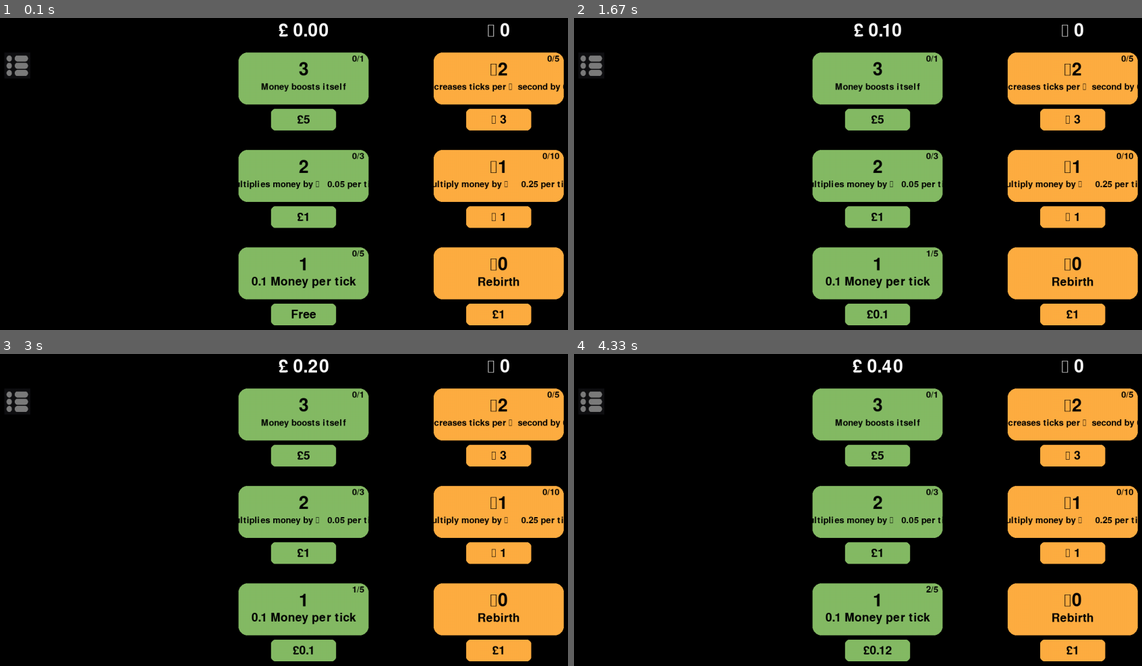
Above: before the commit, frames 1-4 (two rows, left to right).
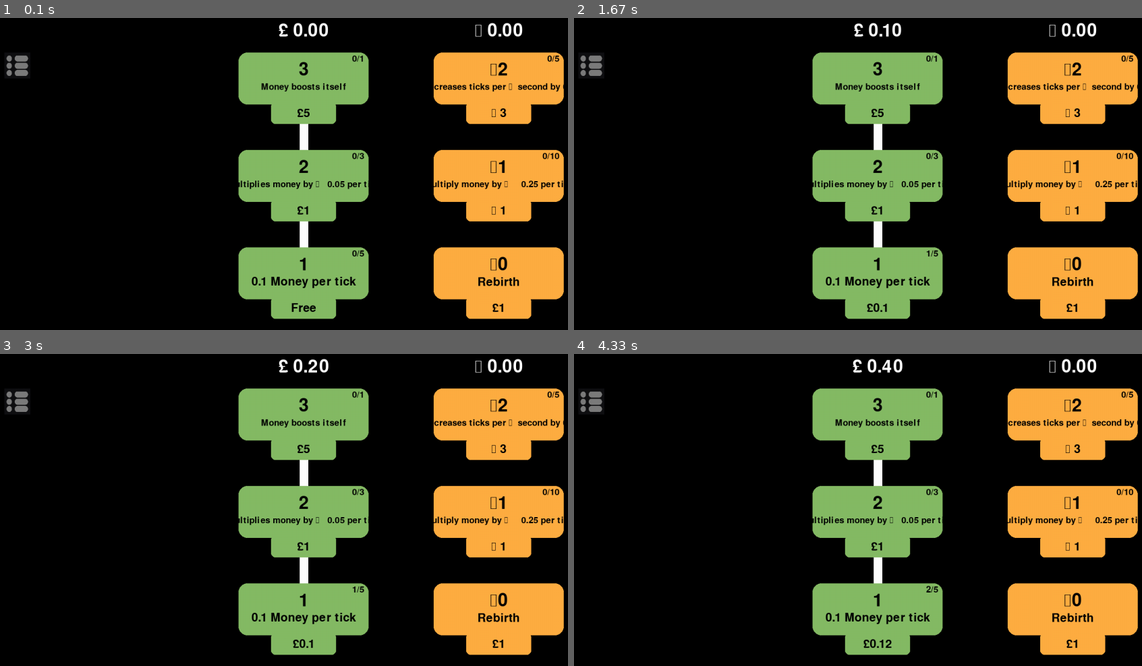
Above: after the commit, the same moments.

Repository: The-Anti/Pygame-Project
Game: pygame game, started from Project/updateProject.py
Same seed, same stepped clock (60 frames per second), same inputs: the game is played once before the commit and once after it.
Inputs:
- Up to frame 1 (0.1 s): no input
- Up to frame 2 (1.67 s): click "1" at 0.38 s
- Up to frame 3 (3 s): no input
- Up to frame 4 (4.33 s): click "1" at 3.22 s

The runs differ from the first frame. In frame 1, 3.4% of the frame differs, in the area x 47-94%, y 1-99%; in frame 2, 3.4%; in frame 3, 3.4%; in frame 4, 3.4%.

Commit message:
Update updateProject.py

Diff:
--- a/Project/updateProject.py
+++ b/Project/updateProject.py
@@ -11,14 +11,21 @@
 pygame.init()
 
 #abbreviating the money
-millnames = ['',' Thousand',' Million',' Billion',' Trillion']
+millnames = ['',' k',' M',' B',' T',' Qa', ' Qn', ' Sx', ' Sp', ' Oc', ' No', ' De', ' UDe', ' DDe', ' TDe', ' QaDe', ' QnDe', ' SxDe', ' SpDe', ' ODe', ' NDe'
+             ,' Vg', ' UVg', ' DVg', ' TVg', ' QaVg', ' QnVg', ' SxVg', ' SpVg', ' OVg', ' NVg', 'Tg']
 
 def millify(n):
     n = float(n)
-    millidx = max(0,min(len(millnames)-1,
+    if n == float('inf'):
+        return n
+    else:
+        millidx = max(0,min(len(millnames)-1,
                         int(math.floor(0 if n == 0 else math.log10(abs(n))/3))))
-
-    return '{:.2f}{}'.format(n / 10**(3 * millidx), millnames[millidx])
+    if n < 1000:
+        return '{:.2f}{}'.format(n / 10**(3 * millidx), millnames[millidx])
+    else:
+        return '{:.1f}{}'.format(n / 10**(3 * millidx), millnames[millidx])
+
 
 
 #Setting up the important stuff
@@ -87,11 +94,18 @@
         self.upgradeCountRect = self.upgradeCount.get_rect(topright = (self.button.centerx+140, self.button.centery-55))
         screen.blit(self.upgradeCount, self.upgradeCountRect)
 
+    def get_center(self):
+        return self.button.center
+
+    def link(self,y):
+        pygame.draw.line(screen, (255,255,255), self.button.center, y.get_center(), 20)
+
+
     def draw_price(self,colour):     #Setting up the price box
         pHeight = 50                        #All the variables to set up the price rect.
         pWidth = self.button.width / 2
         pLeft = self.button.centerx - pWidth / 2
-        pTop = self.button.bottom + 10  #(MAKE SURE ITS NOT A TUPLE!!!)
+        pTop = self.button.bottom - 5  #(MAKE SURE ITS NOT A TUPLE!!!)
         self.priceBox = pygame.rect.Rect(pLeft, pTop, pWidth, pHeight)      #Setting up price rect
         pygame.draw.rect(screen, colour, self.priceBox, border_radius = 10) #drawing the price rect
 
@@ -192,7 +206,7 @@
         global rebirths
         if self.type == 'rebirth':  #If its the rebirth button
             if money / self.price >= 0.5:         #if you have enough for the rebirth
-                self.rebirthCount = subberText.render(f'{round(pow((money/self.price), 0.95),2)}', True, 'BLACK')       #displays how much you will get from it
+                self.rebirthCount = subberText.render(f'{millify(pow((money/self.price), 0.95))}', True, 'BLACK')       #displays how much you will get from it
                 self.rebirthCountRect = self.rebirthCount.get_rect(topright = (self.button.centerx+140, self.button.centery-55))
                 screen.blit(self.rebirthCount, self.rebirthCountRect)
         else:   #if its a rebirth upgrade button
@@ -204,7 +218,7 @@
         pHeight = 50                        #All the variables to set up the price rect.
         pWidth = self.button.width / 2
         pLeft = self.button.centerx - pWidth / 2
-        pTop = self.button.bottom + 10  #(MAKE SURE ITS NOT A TUPLE!!!)
+        pTop = self.button.bottom - 5  #(MAKE SURE ITS NOT A TUPLE!!!)
         self.priceBox = pygame.rect.Rect(pLeft, pTop, pWidth, pHeight)      #Setting up price rect
         pygame.draw.rect(screen, colour, self.priceBox, border_radius = 10) #drawing the price rect
 
@@ -354,28 +368,32 @@
             #ALL CLICK DETECTION WILL GO HERE
             #-------------------------------------------------------------------------------
             menuButton.clickDetection()
+
             for i in moneyButtons:
                 i.clickDetection()
+
             for i in rebirthButtons:
                 i.clickDetection()
+
             rebirthButton.clickDetection()
             #-------------------------------------------------------------------------------
+
     #Making the money visible on the screen
-    moneyDisplay = millify(money)
-    # if money < 100:
-    #     moneyText = text.render(f'£ {round(money,2)}', True, 'WHITE')   #Shows the value of the money (and rounds it to two decimal places)
-    # else:
-    moneyText = text.render(f'£ {moneyDisplay}', True, 'WHITE')   #Shows the value of the money (and rounds it to two decimal places)
+    moneyText = text.render(f'£ {millify(money)}', True, 'WHITE')   #Shows the value of the money (and rounds it to two decimal places)
     moneyTextRect = moneyText.get_rect(center=(width/2,50))     #Positions the money at the top middle of the screen
     screen.blit(moneyText,moneyTextRect)    #Draws it onto the screen (keep in the while loop to constantly update it)
 
     #Making rebirths visble on the screen
-    rebirthText = text.render(f'Ӷ {round(rebirths,2)}', True, 'WHITE')   #Shows the value of the money (and rounds it to two decimal places)
+    rebirthText = text.render(f'Ӷ {millify(rebirths)}', True, 'WHITE')   #Shows the value of the money (and rounds it to two decimal places)
     rebirthTextRect = rebirthText.get_rect(center=(moneyTextRect.centerx + 450,50))     #Positions the money at the top middle of the screen
     screen.blit(rebirthText,rebirthTextRect)    #Draws it onto the screen (keep in the while loop to constantly update it)
 
     menuButton.draw_UIbutton(tinted_image_button)   #Draws the Menu Tab button to the screen
 
+    moneyUp1.link(moneyUp2)
+    moneyUp2.link(moneyUp3)
+
+    #Drawing money upgrade buttons
     moneyUp1.draw_button('0.1 Money per tick', moneyGreen, subText)   #Draws the buttons onto the screen ([description], [colour], [text size])
     moneyUp2.draw_button('Multiplies money by \n   0.05 per tick', moneyGreen, subberText)
     moneyUp3.draw_button('Money boosts itself', moneyGreen, subberText)
